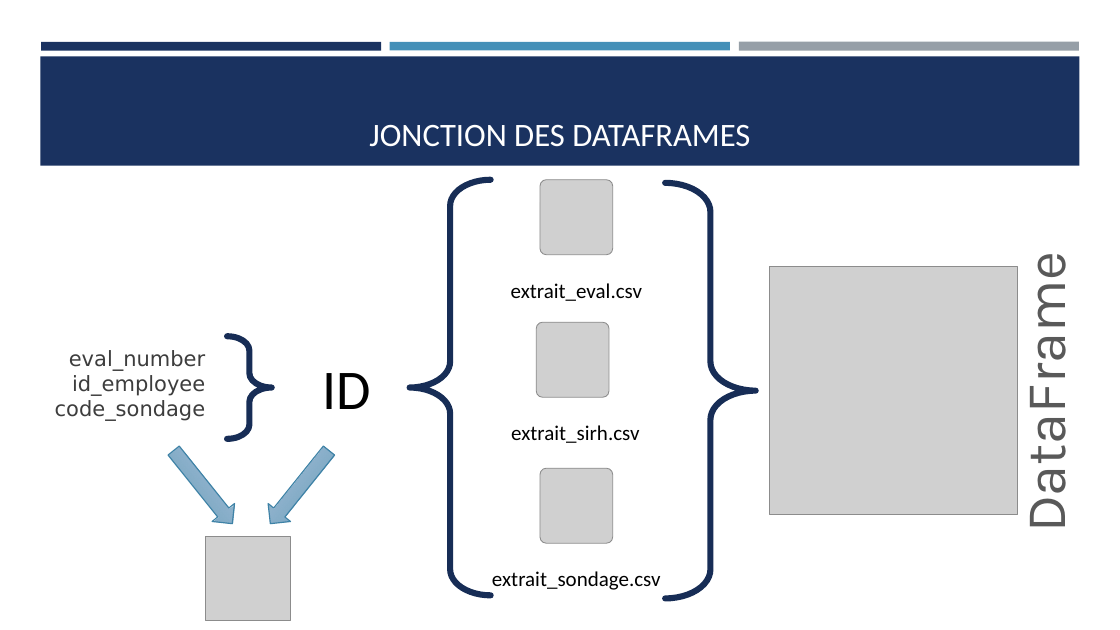
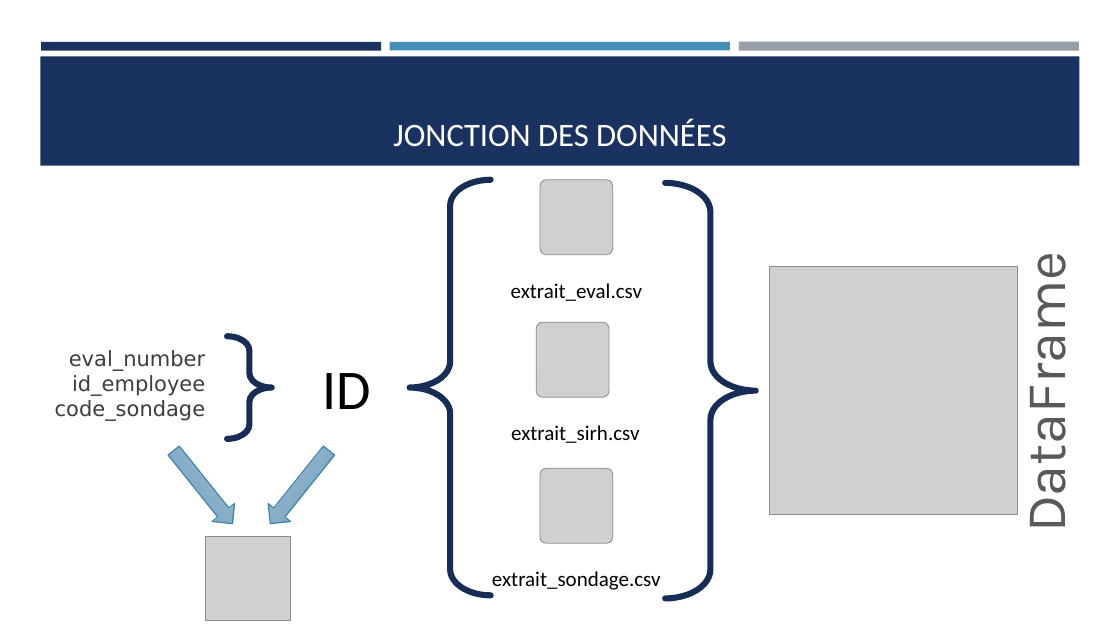
Before and after one commit to Ace4teaM/OCR-NovaTech, a slide deck: slide 8 of Presentation.pptx (slide 9 before the commit). Drawn at 1120x630 pixels with LibreOffice and Linux fonts; fonts in the diff are those of the drawing; grey boxes stand for pictures. Boxes give left, top, right and bottom in pixels: in the first picture for what was removed or moved away, otherwise in the second. Text is boxed around its words. In the diff, an @@ line names an element or a change of style, - is before the commit and + after.

```diff
--- a/Presentation.pptx
+++ b/Presentation.pptx
@@ title at (393,119,726,147): text changed @@
-JONCTION DES DATAFRAMES
+JONCTION DES DONNÉES
```
Also in this commit, not shown: 16 other slides changed, 8 slides added, 5 slides removed, 6 other files.
